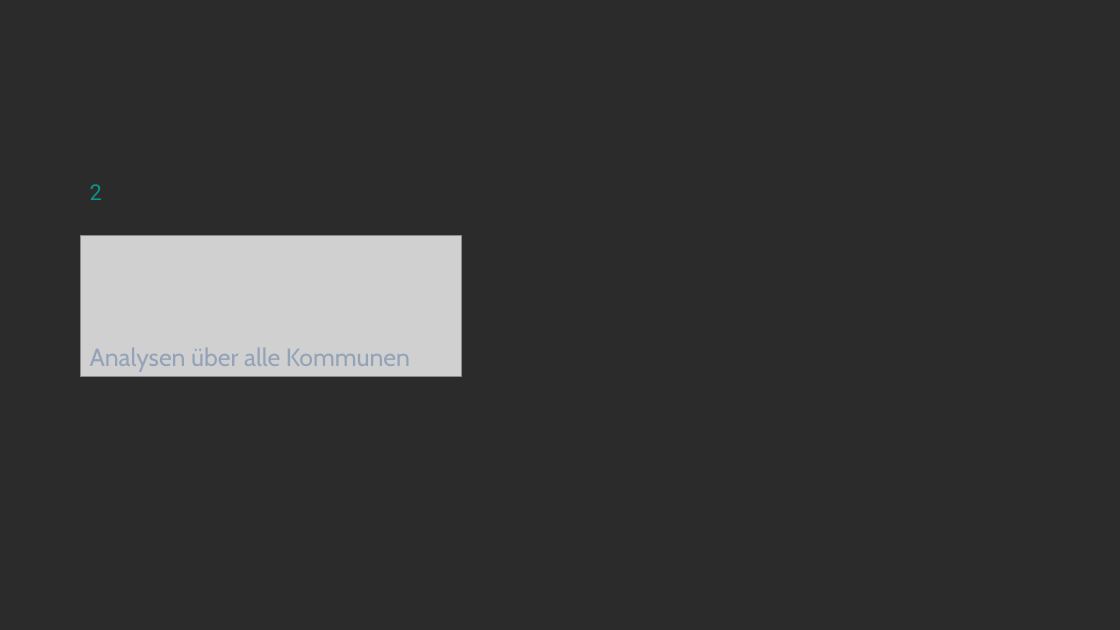
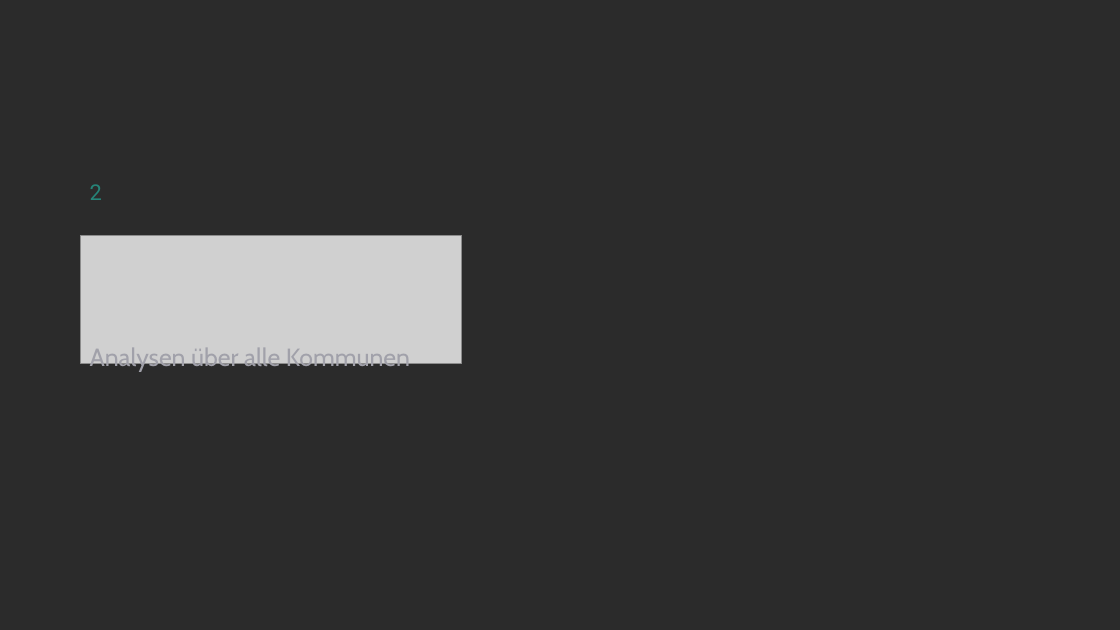
Before and after one commit to EsMa001/Ratsmonitor, a slide deck: slide 11 of docs/design/praesentation/plenara-firmenpraesentation.pptx. Drawn at 1120x630 pixels with LibreOffice and Linux fonts; fonts in the diff are those of the drawing; grey boxes stand for pictures; background and template pictures are left out; a plain dark background stands for a picture behind light text. Boxes give left, top, right and bottom in pixels: in the first picture for what was removed or moved away, otherwise in the second. Text is boxed around its words. In the diff, an @@ line names an element or a change of style, - is before the commit and + after.

```diff
--- a/docs/design/praesentation/plenara-firmenpraesentation.pptx
+++ b/docs/design/praesentation/plenara-firmenpraesentation.pptx
@@ text "2" at <box>90,184,102,200</box>: text colour #0D9488 to #268478 @@
@@ picture: place and size @@
-picture at <box>81,235,461,376</box>
+picture at <box>81,235,461,364</box>
@@ text "Analysen über alle Kommunen" at <box>90,363,410,371</box>: text colour #94A3B8 to #A1A1AA @@
```
Also in this commit, not shown: 17 other slides changed, 34 other files.
